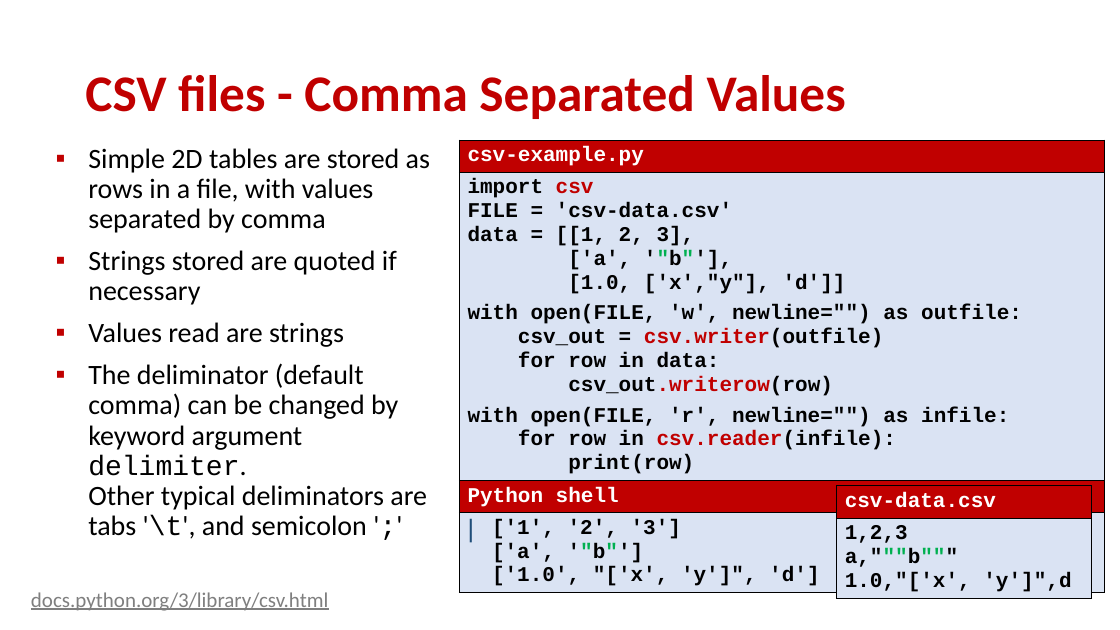
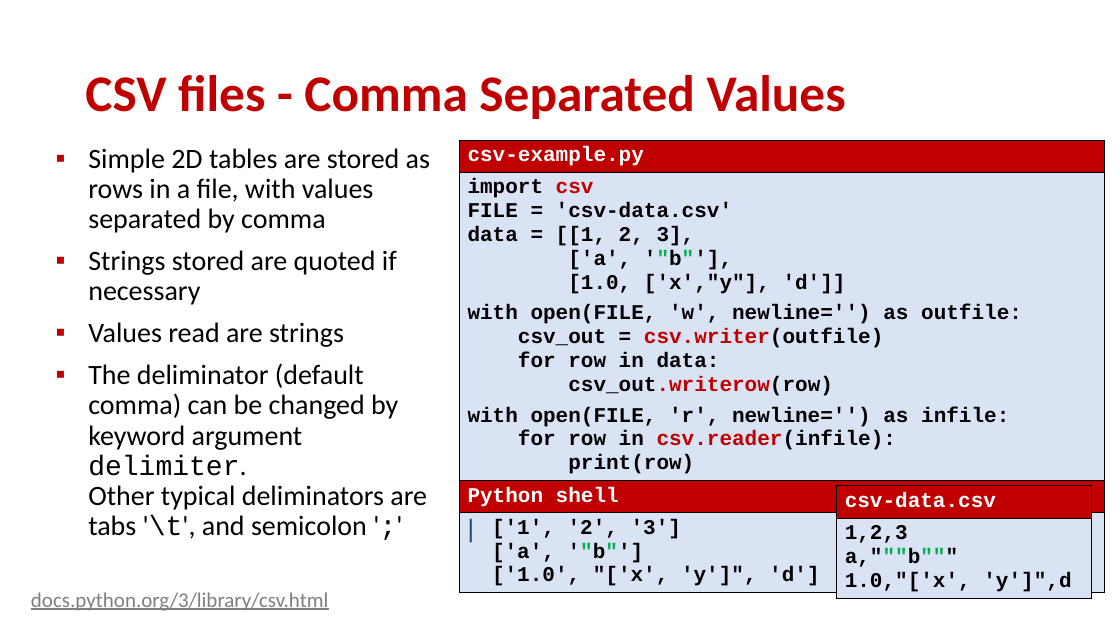
Before and after one commit to gsbrodal/gsbrodal.github.io, a slide deck: slide 4 of ipsa/slides/text.pptx. Drawn at 1120x630 pixels with LibreOffice and Linux fonts; fonts in the diff are those of the drawing. Boxes give left, top, right and bottom in pixels: in the first picture for what was removed or moved away, otherwise in the second. Text is boxed around its words. In the diff, an @@ line names an element or a change of style, - is before the commit and + after.

```diff
--- a/ipsa/slides/text.pptx
+++ b/ipsa/slides/text.pptx
@@ table at (460,140,1105,617) @@
@@ row 2, column 1: "import csv / FILE = 'csv-data.csv' / data = [[1, 2, 3], / ['a', '"b"'], / [1.0, ['x',"y"], 'd']] / with open(FILE, 'w', newline="") as outfile: / csv_out = csv.writer(outfile) / for row in data: / csv_out.writerow(row) / with open(FILE, 'r', newline="") as infile: / for row in csv.reader(infile): / print(row)" to "import csv / FILE = 'csv-data.csv' / data = [[1, 2, 3], / ['a', '"b"'], / [1.0, ['x',"y"], 'd']] / with open(FILE, 'w', newline='') as outfile: / csv_out = csv.writer(outfile) / for row in data: / csv_out.writerow(row) / with open(FILE, 'r', newline='') as infile: / for row in csv.reader(infile): / print(row)" @@
```
Also in this commit, not shown: 7 other slides changed, 5 other files.
